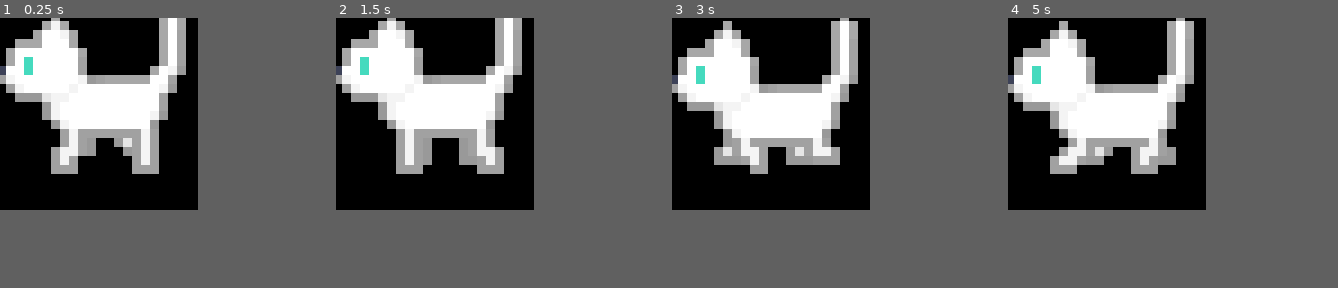
Above: before the commit, frames 1-4 (left to right).
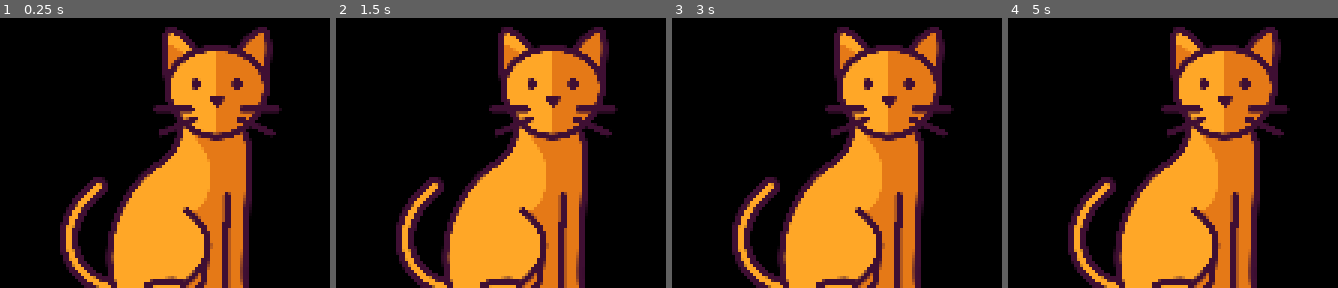
Above: after the commit, the same moments.

Repository: DiScarlet/desktop-kitty-cat
Game: Godot game, scene res://scenes/main_screen.tscn
Same seed, same stepped clock (60 frames per second), same inputs: the game is played once before the commit and once after it.
Inputs (mouse positions are in pixels of both pictures, inside the frame that each line leads up to):
- Up to frame 1 (0.25 s): no input
- Up to frame 2 (1.5 s): move the mouse to (477, 104) at 0.52 s; move the mouse to (395, 123) at 1.27 s
- Up to frame 3 (3 s): move the mouse to (790, 72) at 2.02 s; move the mouse to (761, 153) at 2.77 s
- Up to frame 4 (5 s): move the mouse to (1166, 142) at 3.52 s; move the mouse to (1047, 85) at 4.27 s
In our replay, the window is 66x64 before the commit and 110x90 after it. These sizes can differ from the game's own. Grey fills any space a smaller window leaves; there, only what the larger window draws over its background counts as a difference.

The runs differ from the first frame. In frame 1, 52% of the frame differs, in the area x 0-86%, y 0-100%; in frame 2, 52%; in frame 3, 52%; in frame 4, 52%.

Commit message:
Cat follows the mouse no animations

Diff:
--- a/icon.svg
+++ /dev/null
@@ -1 +0,0 @@
-<svg xmlns="http://www.w3.org/2000/svg" width="128" height="128"><rect width="124" height="124" x="2" y="2" fill="#363d52" stroke="#212532" stroke-width="4" rx="14"/><g fill="#fff" transform="translate(12.322 12.322)scale(.101)"><path d="M105 673v33q407 354 814 0v-33z"/><path fill="#478cbf" d="m105 673 152 14q12 1 15 14l4 67 132 10 8-61q2-11 15-15h162q13 4 15 15l8 61 132-10 4-67q3-13 15-14l152-14V427q30-39 56-81-35-59-83-108-43 20-82 47-40-37-88-64 7-51 8-102-59-28-123-42-26 43-46 89-49-7-98 0-20-46-46-89-64 14-123 42 1 51 8 102-48 27-88 64-39-27-82-47-48 49-83 108 26 42 56 81zm0 33v39c0 276 813 276 814 0v-39l-134 12-5 69q-2 10-14 13l-162 11q-12 0-16-11l-10-65H446l-10 65q-4 11-16 11l-162-11q-12-3-14-13l-5-69z"/><path d="M483 600c0 34 58 34 58 0v-86c0-34-58-34-58 0z"/><circle cx="725" cy="526" r="90"/><circle cx="299" cy="526" r="90"/></g><g fill="#414042" transform="translate(12.322 12.322)scale(.101)"><circle cx="307" cy="532" r="60"/><circle cx="717" cy="532" r="60"/></g></svg>
--- a/project.godot
+++ b/project.godot
@@ -13,12 +13,16 @@
 config/name="desktop-kitty-cat"
 run/main_scene="uid://dcve7lm3sgbmr"
 config/features=PackedStringArray("4.6", "GL Compatibility")
-config/icon="res://icon.svg"
+
+[autoload]
+
+GameManager="*uid://cso44kpfhsso7"
 
 [display]
 
-window/size/viewport_width=66
-window/size/viewport_height=54
+window/size/viewport_width=110
+window/size/viewport_height=90
+window/size/mode=3
 window/size/transparent=true
 window/subwindows/embed_subwindows=false
 window/per_pixel_transparency/allowed=true
--- a/scenes/cat.tscn
+++ b/scenes/cat.tscn
@@ -1,6 +1,8 @@
 [gd_scene format=3 uid="uid://cmdnxrn52yi50"]
 
 [ext_resource type="Texture2D" uid="uid://b8y5nms0ivjcf" path="res://images/CatsMain/white_0.png" id="1_myi5k"]
+[ext_resource type="Script" uid="uid://dirqq6cikkycw" path="res://scripts/cat.gd" id="1_se5fe"]
+[ext_resource type="Texture2D" uid="uid://brisufohwto55" path="res://images/Test/orange.png" id="3_t8pth"]
 
 [sub_resource type="AtlasTexture" id="AtlasTexture_myi5k"]
 atlas = ExtResource("1_myi5k")
@@ -268,6 +270,14 @@
 "loop": false,
 "name": &"sitting_l",
 "speed": 6.0
+}, {
+"frames": [{
+"duration": 1.0,
+"texture": ExtResource("3_t8pth")
+}],
+"loop": true,
+"name": &"test_orange",
+"speed": 5.0
 }, {
 "frames": [{
 "duration": 1.0,
@@ -291,11 +301,12 @@
 size = Vector2(22, 18)
 
 [node name="Cat" type="CharacterBody2D" unique_id=841155388]
+script = ExtResource("1_se5fe")
 
 [node name="AnimatedSprite2D" type="AnimatedSprite2D" parent="." unique_id=1168238210]
+scale = Vector2(0.05, 0.05)
 sprite_frames = SubResource("SpriteFrames_tol8a")
-animation = &"walking_l"
-autoplay = "walking_l"
+animation = &"test_orange"
 
 [node name="Area2D" type="Area2D" parent="." unique_id=1116356808]
 
--- a/scenes/main_screen.tscn
+++ b/scenes/main_screen.tscn
@@ -7,4 +7,4 @@
 script = ExtResource("1_kusfh")
 
 [node name="Cat" parent="." unique_id=841155388 instance=ExtResource("1_7fvvs")]
-position = Vector2(35, 28)
+position = Vector2(58, 51)
--- /dev/null
+++ b/scripts/cat.gd
@@ -0,0 +1,67 @@
+extends CharacterBody2D
+
+#VARS
+
+#constants
+const SPEED = 300.0
+const MAX_DISTANCE_TO_MOUSE = 100.0
+#locals
+var is_following_mouse = true
+
+
+
+#FUNCS
+
+#system funcs
+func _ready() -> void:
+
+	#subscribe to signals
+	GameManager.cat_start_mouse_follow.connect(on_start_mouse_follow)
+
+func _physics_process(delta):
+	if is_following_mouse:
+		follow_mouse(delta)
+
+#action functions
+func follow_mouse(delta):
+	var mouse_position = get_global_mouse_position()
+
+	if global_position.distance_to(mouse_position) < MAX_DISTANCE_TO_MOUSE:
+		velocity = Vector2.ZERO
+		return
+
+	var direction = global_position.direction_to(mouse_position)
+
+	global_position += direction * SPEED * delta
+
+	update_passthrough()
+
+
+#system functions
+func update_passthrough():
+	var shape = $Area2D/CollisionShape2D.shape
+
+	if shape is RectangleShape2D:
+		var extents = shape.size / 1.7
+
+		var points = [
+			Vector2(-extents.x, -extents.y),
+			Vector2(extents.x, -extents.y),
+			Vector2(extents.x, extents.y),
+			Vector2(-extents.x, extents.y)
+		]
+
+		var global_points := PackedVector2Array()
+
+		for p in points:
+			global_points.append($Area2D.to_global(p))
+
+		get_window().mouse_passthrough_polygon = global_points
+
+
+#signal functions
+func on_start_mouse_follow():
+	is_following_mouse = true
+
+func on_stop_mouse_follow():
+	is_following_mouse = false
--- a/scripts/main_screen.gd
+++ b/scripts/main_screen.gd
@@ -1,22 +1,30 @@
 extends Node2D
 
-#vars
+#VARS
 
 #constants
-const CAT_SIZE_MULTIPLYER = 3.0
+const CAT_SIZE_MULTIPLYER = 5.0
 
 #Godot elements
 @onready var cat: CharacterBody2D = $Cat
 
 
+#FUNCS
 
-#funcs
+#system funcs
 func _ready() -> void:
 	setup_transparent_window()
 	setup_cat()
 
+func _process(delta: float) -> void:
+	pass
+
+#setup funcs
 func setup_transparent_window() -> void:
 	var window = get_window()
+
+	var size = DisplayServer.screen_get_size()
+	DisplayServer.window_set_size(size + Vector2i(2, 2))
 
 	get_viewport().transparent_bg = true
 	window.transparent = true
@@ -28,3 +36,8 @@
 
 func setup_cat() -> void:
 	cat.scale = Vector2.ONE * CAT_SIZE_MULTIPLYER
+
+#systeem functions
+
+
+#event management funcs
--- /dev/null
+++ b/scripts/singletons/GameManager.gd
@@ -0,0 +1,4 @@
+extends Node
+
+#SIGNALS
+signal cat_start_mouse_follow
Binary file added: images/Test/orange.png
Not shown, changed: images/Test/orange.png.import
Not shown, added: scripts/cat.gd.uid
Not shown, added: scripts/singletons/GameManager.gd.uid
Not shown, changed: .gitignore
Not shown, removed: LICENSE
